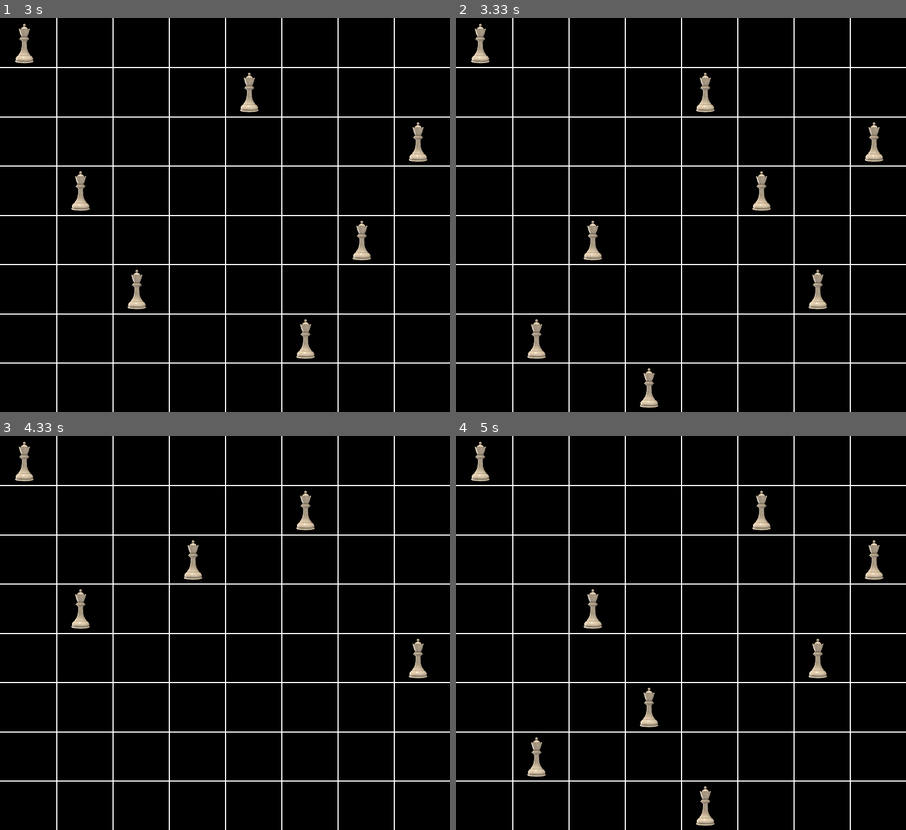
Above: before the commit, frames 1-4 (two rows, left to right).
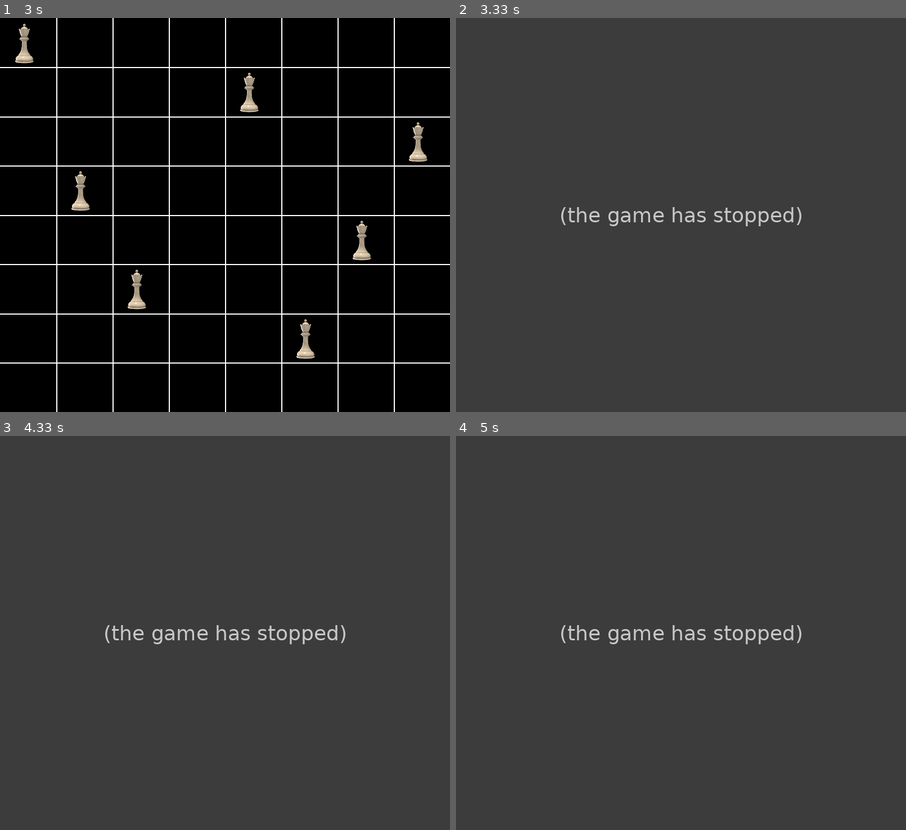
Above: after the commit, the same moments.

Repository: GeekyAmit5/old-files
Game: pygame game, started from python/math/gui/8queens/8queens.py
The game is run twice, just before and just after one commit, with the same random seed, the same clock (stepped at 60 frames per second) and the same inputs.
Inputs:
- Up to frame 1 (3 s): no input
- Up to frame 2 (3.33 s): no input
- Up to frame 3 (4.33 s): no input
- Up to frame 4 (5 s): no input

Frame 1 is identical in both runs. In frame 2, 100% of the frame differs, in the area x 0-100%, y 0-100%; in frame 3, 100%; in frame 4, 100%.
After the commit the program exited at 3.15 s; later frames show no game.

Commit message:
chain reaction update

Diff:
--- a/python/math/gui/8queens/8queens.py
+++ b/python/math/gui/8queens/8queens.py
@@ -27,8 +27,8 @@
 def place():
     global grid, num
     if num == order:
-        pygame.time.delay(1000)
-        # exit()
+        pygame.time.delay(1)
+        exit()
     else:
         for i in range(order):
             if not grid[num][i]:
--- a/python/test/test.py
+++ b/python/test/test.py
@@ -1,4 +1,102 @@
-for i in range(1, int(input("Enter the Value of n : "))+1):
-    for j in range(1, 11):
-        print(i*j, end="\t")
-    print()
+import time
+import math
+import random
+import pygame
+
+
+pygame.init()
+width = 500
+height = 500
+column = 10
+row = 10
+pygame.display.set_caption("Chain Reaction")
+win = pygame.display.set_mode((width, height))
+black = (0, 0, 0)
+red = (255, 0, 0)
+green = (0, 255, 0)
+white = (255, 255, 255)
+grid = [[(0, 0) for x in range(column)] for y in range(row)]
+ai = 1
+human = 2
+turn = ai
+color = red
+
+
+def drawGrid(color, row, column):
+    for i in range(1, column):
+        pygame.draw.line(win, color,
+                         (i * width / column, 0), (i * width / column, height))
+    for i in range(1, row):
+        pygame.draw.line(win, color,
+                         (0, i * height / row), (width, i * height / row))
+
+
+def opponent(turn):
+    if turn == ai:
+        return human
+    return ai
+
+
+def changeColor(color):
+    if color == red:
+        return green
+    return red
+
+
+def popup(x, y, n):
+    if not grid[x][y][0]:
+        grid[x][y] = (turn, 0)
+        colorIt(x, y, color, 1)
+        return True
+    for i in range(1, n):
+        if grid[x][y][0]:
+            grid[x][y] = (turn, i+1)
+            colorIt(x, y, color, grid[1][x][y])
+            return True
+    grid[x][y] = (0, 0)
+    colorIt(x, y)
+    # pygame.mixer.Sound("laser.wav").play()
+    return False
+
+
+def main(run):
+    global grid
+    drawGrid(color, row, column)
+    clock = pygame.time.Clock()
+    q = []
+    while run:
+        clock.tick(10)
+        for event in pygame.event.get():
+            if event.type == pygame.QUIT:
+                run = False
+            if not q and event.type == pygame.MOUSEBUTTONDOWN:
+                mx, my = pygame.mouse.get_pos()
+                x, y = my * row // height, mx * column // width
+                if grid[x][y][0] != opponent(turn):
+                    q.append((x, y))
+        if q:
+            x, y = q[0]
+            if (x == 0 or x == row-1) and (y == 0 or y == column-1):
+                if not popup(x, y, 1):
+                    q.append((x + pow(-1, x), y))
+                    q.append((x, y + pow(-1, y)))
+                if x == 0 or y == 0 or x == row-1 or y == column-1:
+                    if not popup(x, y, 2):
+                        if y == 0 or y == column-1:
+                            q.append((x + 1, y))
+                            q.append((x - 1, y))
+                            q.append((x, y + pow(-1, y)))
+                        else:
+                            q.append((x, y + 1))
+                            q.append((x, y - 1))
+                            q.append((x + pow(-1, x), y))
+                if not popup(x, y, 3):
+                    q.append((x + 1, y))
+                    q.append((x - 1, y))
+                    q.append((x, y + 1))
+                    q.append((x, y - 1))
+        pygame.display.update()
+    pygame.quit()
+
+
+main(True)
